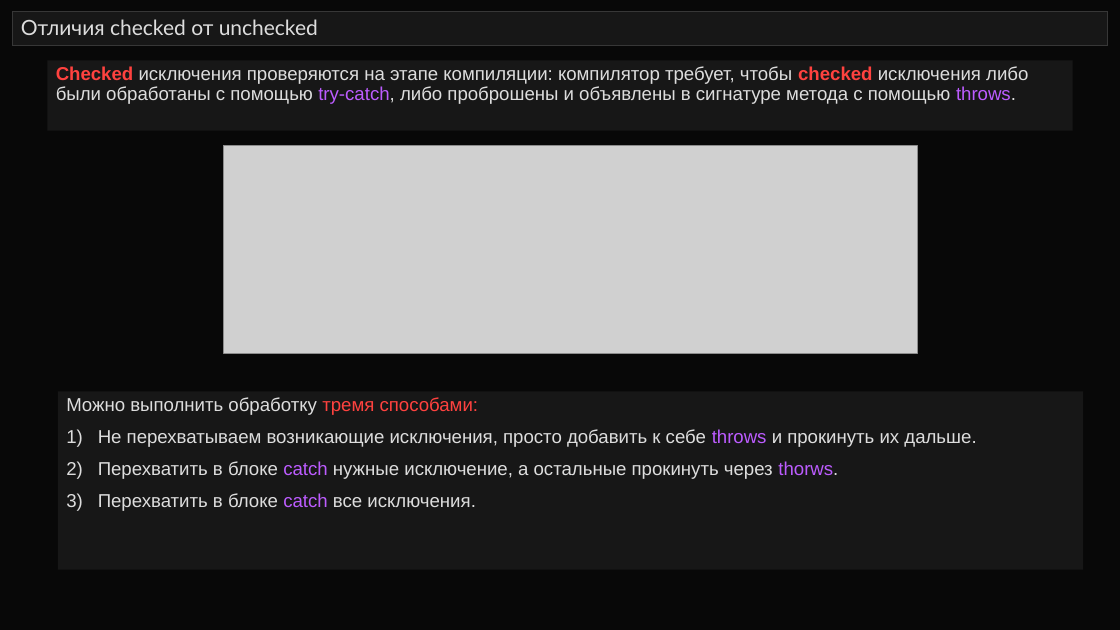
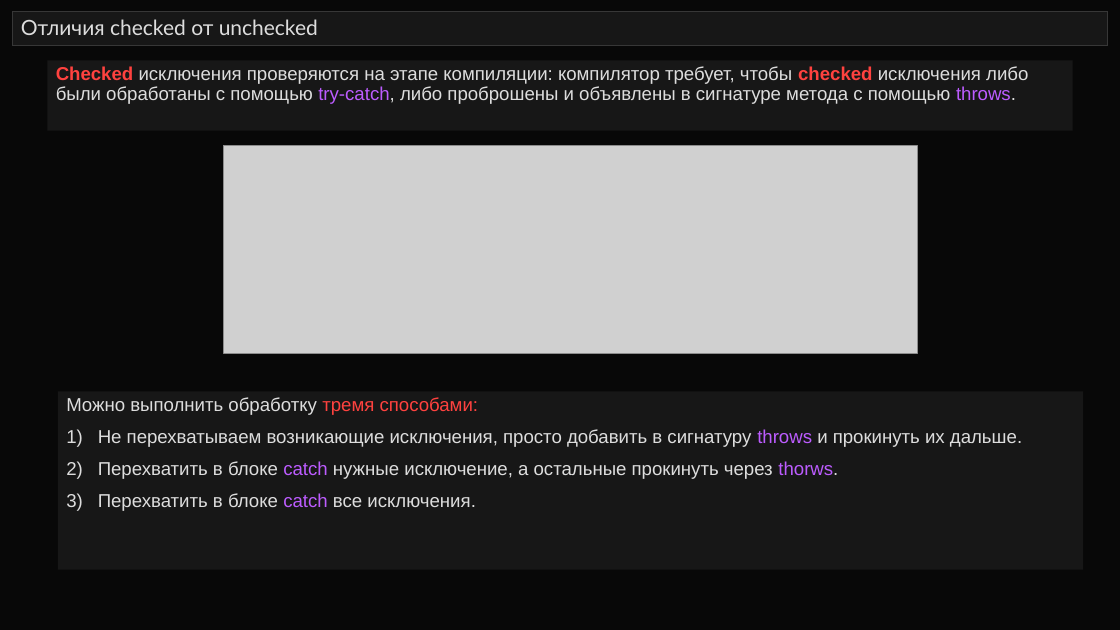
Before and after one commit to javalearn0110/SIB_Exceptios, a slide deck: slide 9 of Исключения_v1.pptx (slide 4 before the commit). Drawn at 1120x630 pixels with LibreOffice and Linux fonts; fonts in the diff are those of the drawing; grey boxes stand for pictures. Boxes give left, top, right and bottom in pixels: in the first picture for what was removed or moved away, otherwise in the second. Text is boxed around its words. In the diff, an @@ line names an element or a change of style, - is before the commit and + after.

```diff
--- a/Исключения_v1.pptx
+++ b/Исключения_v1.pptx
@@ text in rectangle at bbox=[98, 429, 1022, 447]: text changed @@
-1) Не перехватываем возникающие исключения, просто добавить к себе throws и прокинуть их дальше.
+1) Не перехватываем возникающие исключения, просто добавить в сигнатуру throws и прокинуть их дальше.
```
Also in this commit, not shown: 4 slides added, 3 other files.
